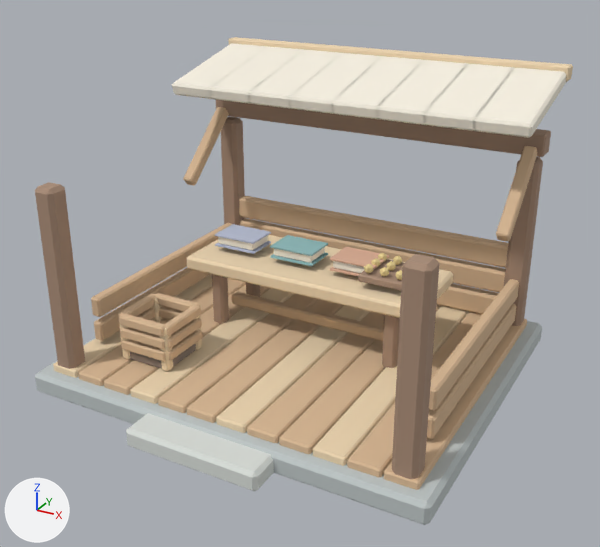
An edit to the FBX model unity/Assets/Resources/ForestArt/accounting_tent.fbx, drawn before and after from the same camera.
The view is the same before and after, from a 50 mm camera at (2.94, -5.39, 3.54) aimed at (0.09, -0.2, 0.94). The lights are fixed; the arrows at lower left show +X, +Y and +Z. The picture after the commit comes second. Where no turn or scale is listed for an object, it has been applied to the vertices.

Names of what the first picture shows: 'accounting_tent_mesh'.
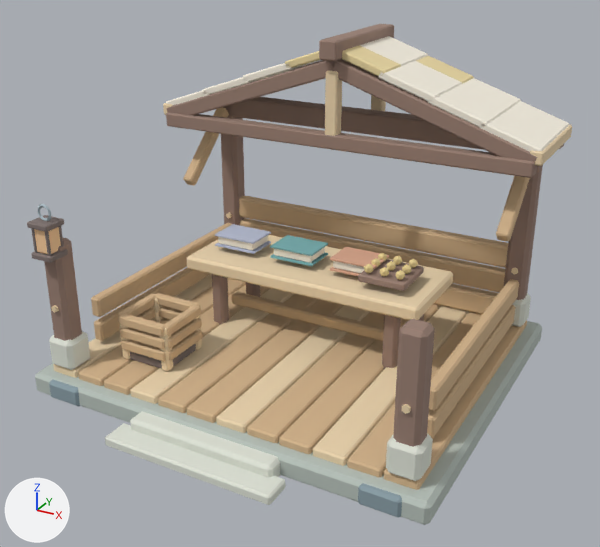
Pixel boxes [x1, y1, x2, y2] of what changed, in the pictures (600 x 547 px; the box of a moved part takes in the faces that stretch with it):
'accounting_tent_mesh', reshaped: before [35, 37, 573, 525]; after [27, 24, 572, 525]
part 1 of me_cube_1527, moved or reshaped: before [35, 182, 85, 369]; after [44, 238, 82, 341]
part 2 of me_cube_1527, added: after [51, 305, 59, 313]
part 3 of me_cube_1527, moved or reshaped: before [221, 117, 245, 225]; after [221, 105, 245, 225]
part 4 of me_cube_1527, moved or reshaped: before [392, 254, 439, 479]; after [393, 319, 435, 447]
part 5 of me_cube_1527, added: after [402, 404, 411, 414]
part 6 of me_cube_1527, moved or reshaped: before [504, 157, 543, 326]; after [504, 165, 543, 300]
part 7 of me_cube_1527, moved or reshaped: before [228, 37, 573, 82]; after [166, 112, 537, 178]
part 8 of me_cube_1527, moved or reshaped: before [126, 413, 274, 491]; after [130, 411, 280, 477]
part 9 of me_cube_1527, reshaped: before [172, 43, 566, 138]; after [163, 24, 572, 166]
part 10 of me_cube_1527, added: after [27, 204, 433, 518]
part 11 of me_cube_1527, added: after [512, 293, 531, 327]

The change, as a diff of the scene's bpy script:
```diff
--- a/unity/Assets/Resources/ForestArt/accounting_tent.fbx.py
+++ b/unity/Assets/Resources/ForestArt/accounting_tent.fbx.py
@@ mat_forest_ember @@
+mat_forest_ember = principled_material('Forest_ember')
+mat_forest_ember.base_color = (0.949, 0.62, 0.345)  # beige #f9ce9f
+mat_forest_ember.roughness = 0.88
@@ mat_forest_slate @@
+mat_forest_slate = principled_material('Forest_slate')
+mat_forest_slate.base_color = (0.251, 0.337, 0.376)  # greyish cyan #899da5
+mat_forest_slate.roughness = 0.88
@@ mat_forest_straw @@
+mat_forest_straw = principled_material('Forest_straw')
+mat_forest_straw.base_color = (0.824, 0.682, 0.365)  # beige #ead7a3
+mat_forest_straw.roughness = 0.88
@@ mat_forest_iron @@
+mat_forest_iron = principled_material('Forest_iron')
+mat_forest_iron.base_color = (0.408, 0.494, 0.537)  # light grey #abbbc2
+mat_forest_iron.metallic = 0.08
+mat_forest_iron.roughness = 0.88
@@ me_cube_1527 @@
 # used by ob_accounting_tent_mesh; location = (0.0, 0.0, 0.0)
-me_cube_1527.from_pydata(...)  # 1788 vertices, 3260 faces; spans x -1.66..1.66, y -1.64..1.56, z 0.0..2.4
+me_cube_1527.from_pydata(...)  # 2844 vertices, 5196 faces; spans x -1.68..1.68, y -1.7..1.52, z 0.0..2.62
+# me_cube_1527 part 1: the loose piece of 24 vertices spanning x -1.52..-1.34, y -1.29..-1.11, z 0.2..1.7 is scaled about its middle by (1, 1, 0.691), then moved by (0.0, 0.0, -0.2)
+# me_cube_1527 part 2: a new loose piece, a 6-sided cylinder along y spanning x -1.455..-1.405, y -1.312..-1.288, z 0.721..0.779, in mat_forest_endgrain (beige #edd5af)
+# me_cube_1527 part 3: the loose piece of 24 vertices spanning x -1.52..-1.34, y 1.11..1.29, z 0.2..1.7 is scaled about the mesh origin by (1, 1, 1.14)
+# me_cube_1527 part 4: the loose piece of 24 vertices spanning x 1.34..1.52, y -1.29..-1.11, z 0.2..1.7 is scaled about its middle by (1, 1, 0.691), then moved by (0.0, 0.0, -0.2)
+# me_cube_1527 part 5: a new loose piece, a 6-sided cylinder along y spanning x 1.405..1.455, y -1.312..-1.288, z 0.721..0.779, in mat_forest_endgrain (beige #edd5af)
+# me_cube_1527 part 6: the loose piece of 24 vertices spanning x 1.34..1.52, y 1.11..1.29, z 0.2..1.7 is scaled about the mesh origin by (1, 1, 1.14)
+# me_cube_1527 part 7: the loose piece of 24 vertices spanning x -1.6..1.6, y 1.44..1.56, z 2.28..2.4 is scaled about its middle by (1.02, 1, 1), then moved by (0.0, -0.99, -0.52), in mat_forest_bark (brown #997f72)
+# me_cube_1527 part 8: the loose piece of 24 vertices spanning x -0.55..0.55, y -1.64..-1.28, z 0.0..0.16 is scaled about its middle by (1.1, 0.582, 1.03), then moved by (0.0, 0.04, 0.0)
+# me_cube_1527 part 9: 192 vertices removed from x -1.58..1.58, y 0.49..1.51, z 2.03..2.37; 816 vertices added at x -1.68..1.68, y 0.39..1.52, z 1.76..2.62
+# me_cube_1527 part 10: 336 vertices added at x -1.55..1.55, y -1.7..-1.08, z 0.0..1.59
+# me_cube_1527 part 11: 24 vertices added at x 1.31..1.55, y 1.08..1.32, z 0.23..0.49
+# other edits to the shape of me_cube_1527 do not show in these pictures
 me_cube_1527.materials.append(mat_forest_stone)
@@ me_cube_1527 @@
 me_cube_1527.materials.append(mat_forest_darkwood)
+me_cube_1527.materials.append(mat_forest_straw)  # beige #ead7a3
+me_cube_1527.materials.append(mat_forest_ember)  # beige #f9ce9f
+me_cube_1527.materials.append(mat_forest_iron)  # light grey #abbbc2
+me_cube_1527.materials.append(mat_forest_slate)  # greyish cyan #899da5
```
